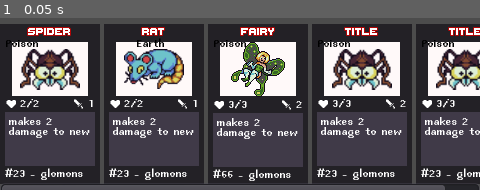
Above: before the commit, frame 1.
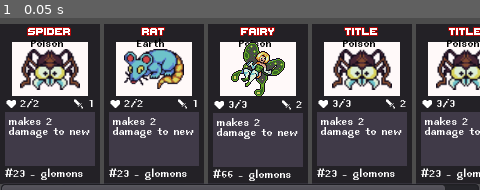
Above: after the commit, the same moment.

Repository: agar3s/ETHBogota_gameclient
Game: Godot game, scene res://Battle.tscn
The game is run twice, just before and just after one commit, with the same random seed, the same clock (stepped at 60 frames per second) and the same inputs. Before the commit the project has no main scene; this scene is started directly in both runs.
Inputs:
- Up to frame 1 (0.05 s): no input

The runs differ from the first frame. In frame 1, 1.0% of the frame differs, in the area x 1-100%, y 12-17%.

Commit message:
setup launch html5

Diff:
--- a/Card.tscn
+++ b/Card.tscn
@@ -72,7 +72,7 @@
 custom_colors/default_color = Color( 0, 0, 0, 1 )
 custom_fonts/normal_font = ExtResource( 3 )
 bbcode_enabled = true
-bbcode_text = "Poison"
+bbcode_text = "[center]Poison[/center]"
 text = "Poison"
 scroll_active = false
 
--- a/project.godot
+++ b/project.godot
@@ -11,6 +11,7 @@
 [application]
 
 config/name="Ethbog_game"
+run/main_scene="res://Battle.tscn"
 config/icon="res://icon.png"
 
 [display]
